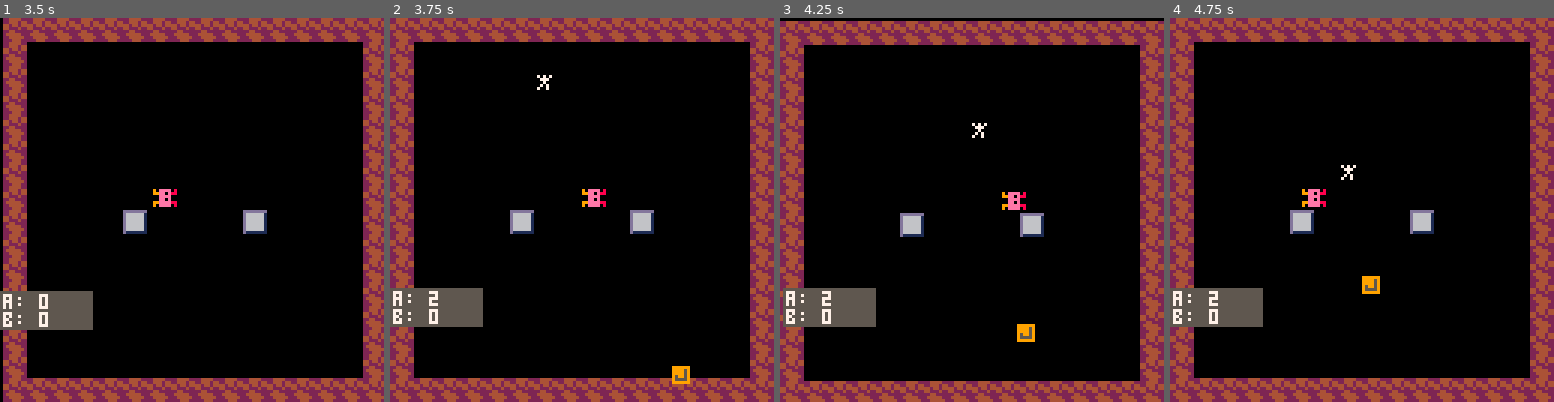
Above: before the commit, frames 1-4 (left to right).
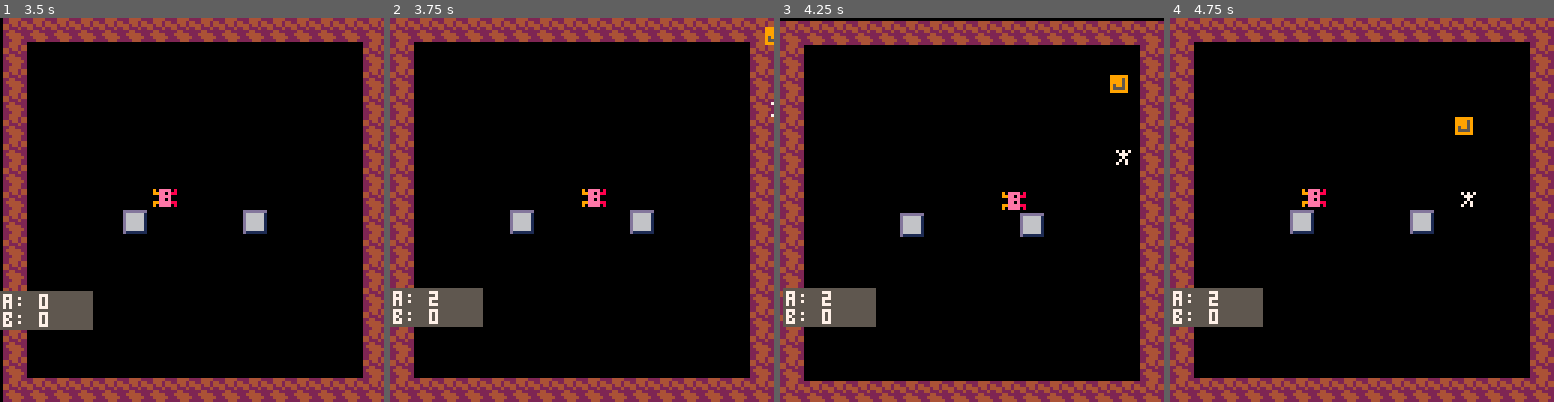
Above: after the commit, the same moments.

Repository: Jebuu/LD40
Game: PICO-8 cartridge ld40.p8
The game is run twice, just before and just after one commit, with the same random seed, the same clock (stepped at 60 frames per second) and the same inputs.
Inputs:
- Up to frame 1 (3.5 s): tap X (X key) at 0.33, 1.07, 1.85, 2.97 s; tap O (Z key) at 0.7, 1.7, 2.1, 2.5, 2.9, 3.3 s; hold Right 1.6-2.1 s; hold Up 2.15-2.42 s; hold Right 2.47-3.03 s; hold Left from 3.08 s (still down)
- Up to frame 2 (3.75 s): release Left at 3.58 s; hold Down from 3.63 s (still down); tap O (Z key) at 3.7 s
- Up to frame 3 (4.25 s): release Down at 3.97 s; hold Right from 4.02 s (still down); tap X (X key) at 4.08 s; tap O (Z key) at 4.1 s
- Up to frame 4 (4.75 s): tap O (Z key) at 4.5 s; release Right at 4.68 s; hold Up from 4.73 s (still down)

Frame 1 is identical in both runs. In frame 2, 0.4% of the frame differs, in the area x 38-100%, y 2-96%; in frame 3, 0.6%, in the area x 50-92%, y 14-85%; in frame 4, 0.6%.

Commit message:
the actor now holds a reference to the list it belongs to, added take_damage to actors

Diff:
--- a/ld40.p8
+++ b/ld40.p8
@@ -79,8 +79,8 @@
     t += 1  -- increase the frame counter
 
     if ( t % 100 == 0) then -- adjust the spawn rate here
-        make_actor(1, rnd( 128 ), rnd( 128 ), 0, 0)
-        make_actor(2, rnd( 128 ), rnd( 128 ), 0, 0)
+        make_actor(1, flr( rnd( 2 ) ) * 128, rnd( 128 ), 0, 0) -- currently spawning only from the sides
+        make_actor(2, rnd( 128 ), flr( rnd( 2 ) ) * 128, 0, 0) -- currently spawning only from top/bottom
     end
     move_actor()
 
@@ -188,8 +188,10 @@
         del( bullets, b)
     elseif ( count( bullets ) > 0) then
         for e in all( enemies ) do
-            if ( get_distance ( b.pt, e.pt ) < 10 ) then
+            if ( get_distance ( b.pt, e.pt ) < 5 ) then
                 del( bullets, b )
+                e:take_damage ( 1 )
+                break
             end
         end
     end
@@ -219,19 +221,30 @@
         },
         dirx = dirx,
         diry = diry,
+        list = nil,
+        take_damage = function ( self, dmg )
+                    self.life -= dmg
+                    if ( self.life <= 0 ) then
+                        del (self.list, self)
+                    end
+                 end
+
     }
 
     if ( actor_count() < max_actors ) then
-        if ( a.type == 1 ) then
-            add( enemies, a )
+        if ( a.type == 1 ) then -- enemy
+            a.list = enemies
+            add( a.list, a )
         end
-        if ( a.type == 2 ) then
+        if ( a.type == 2 ) then -- juice
             juice_count += 1
-            add( juices, a )
+            a.list = juices
+            add( a.list, a )
         end
-        if ( a.type == 3 ) then
+        if ( a.type == 3 ) then -- bullet
             sfx( snd.pew )
-            add( bullets, a )
+            a.list = bullets
+            add( a.list, a )
         end
     end
 end
